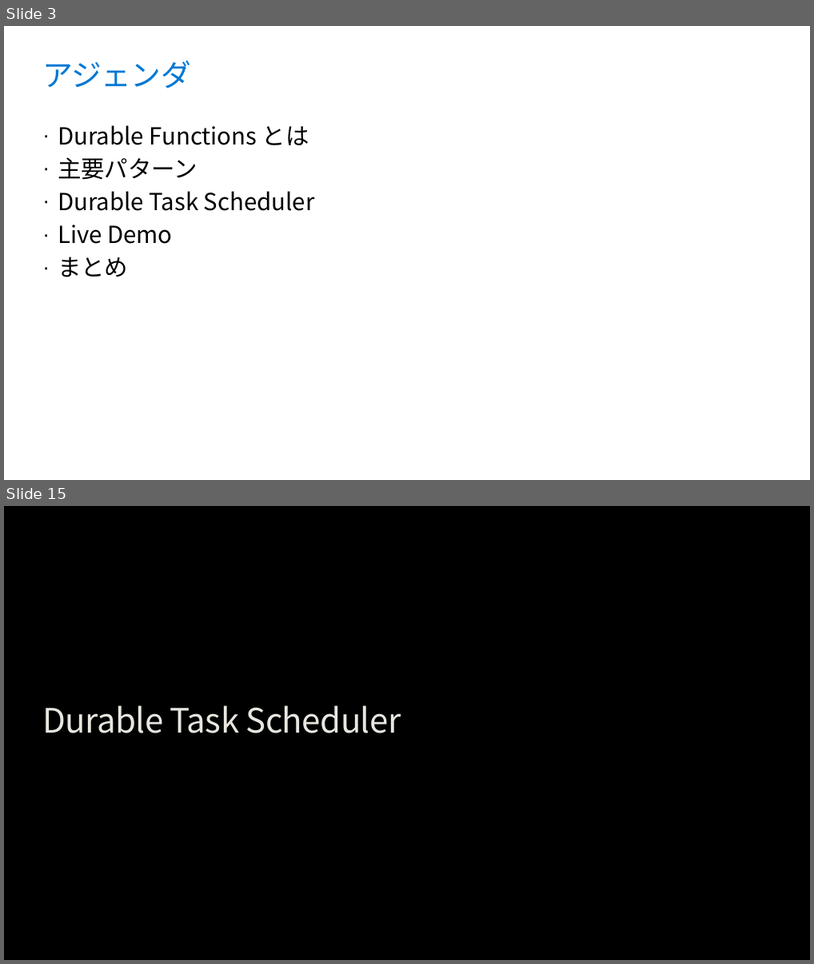
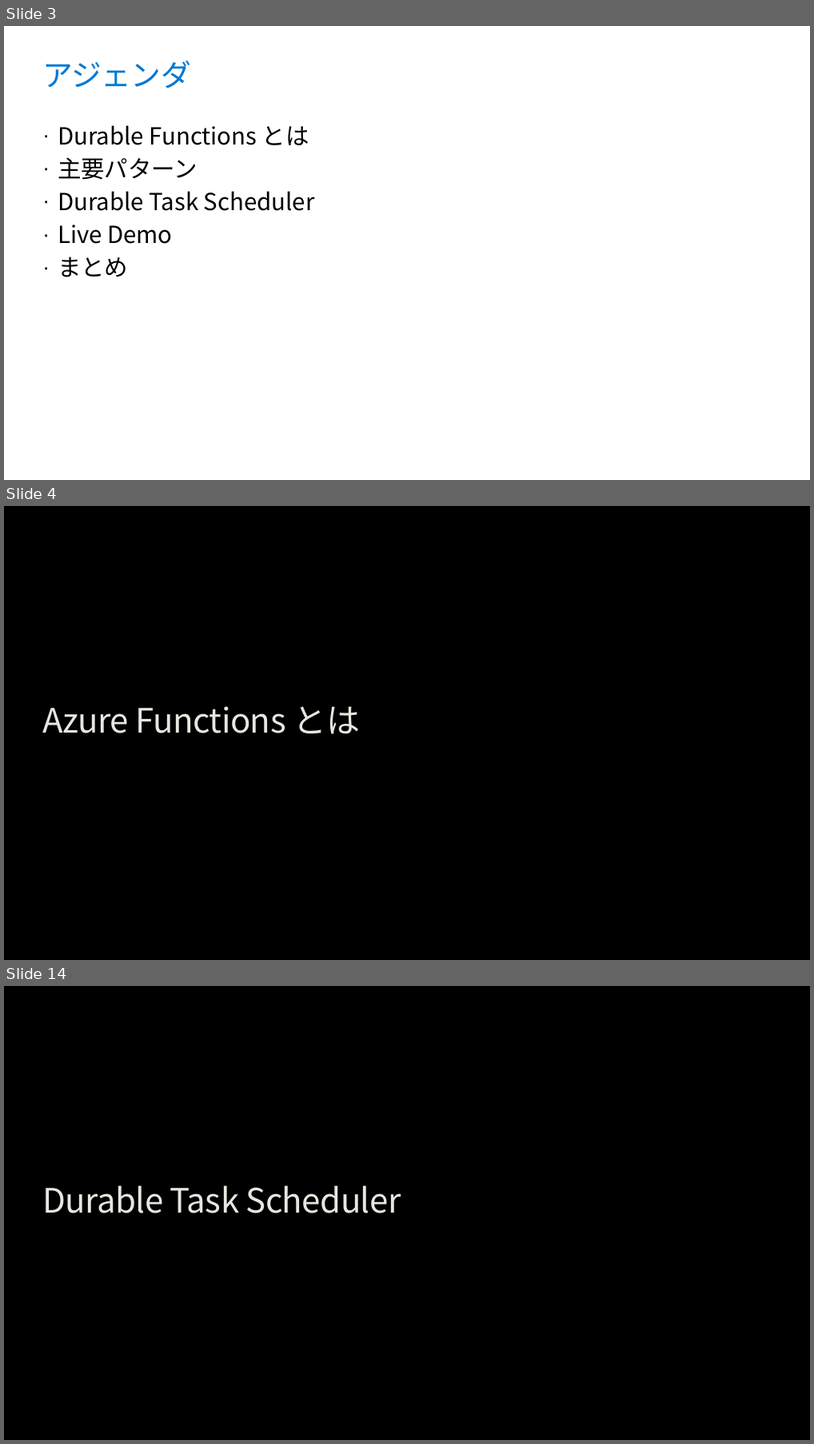
Before and after one commit to runceel/yonayona-durable, a slide deck: slides/slides.pptx. Shown one above the other, each under a label of ours: slides 3 and 15 before the commit, slides 3, 4 and 14 after it; the slides between them are not shown. The pictures are 814x964 and 814x1444 pixels, drawn with LibreOffice and Linux fonts; fonts in the diff are those of the drawing; background and template pictures are left out. Boxes give left, top, right and bottom in pixels: in the first picture for what was removed or moved away, otherwise in the second. Text is boxed around its words. In the diff, an @@ line names an element or a change of style, - is before the commit and + after.

```diff
--- a/slides/slides.pptx
+++ b/slides/slides.pptx
@@ slide 4 added at <box>4,506,810,960</box>, background picture (left out) @@
@@ title added at <box>42,706,360,734</box>, 40 pt, text #E8E6DF @@
+Azure Functions とは
@@ what was slide 15 is now slide 14 @@
```
Also in this commit, not shown: 5 slides changed, 6 other slides added, 8 slides removed.
